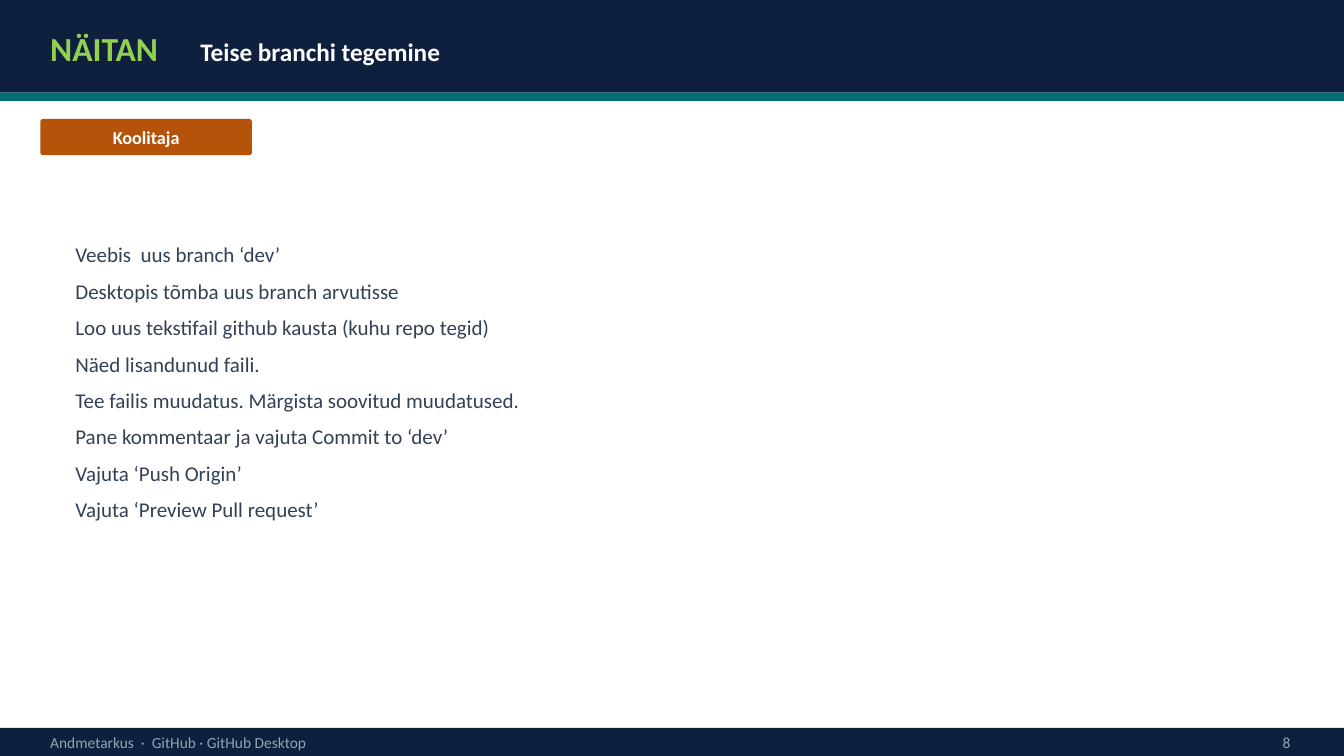
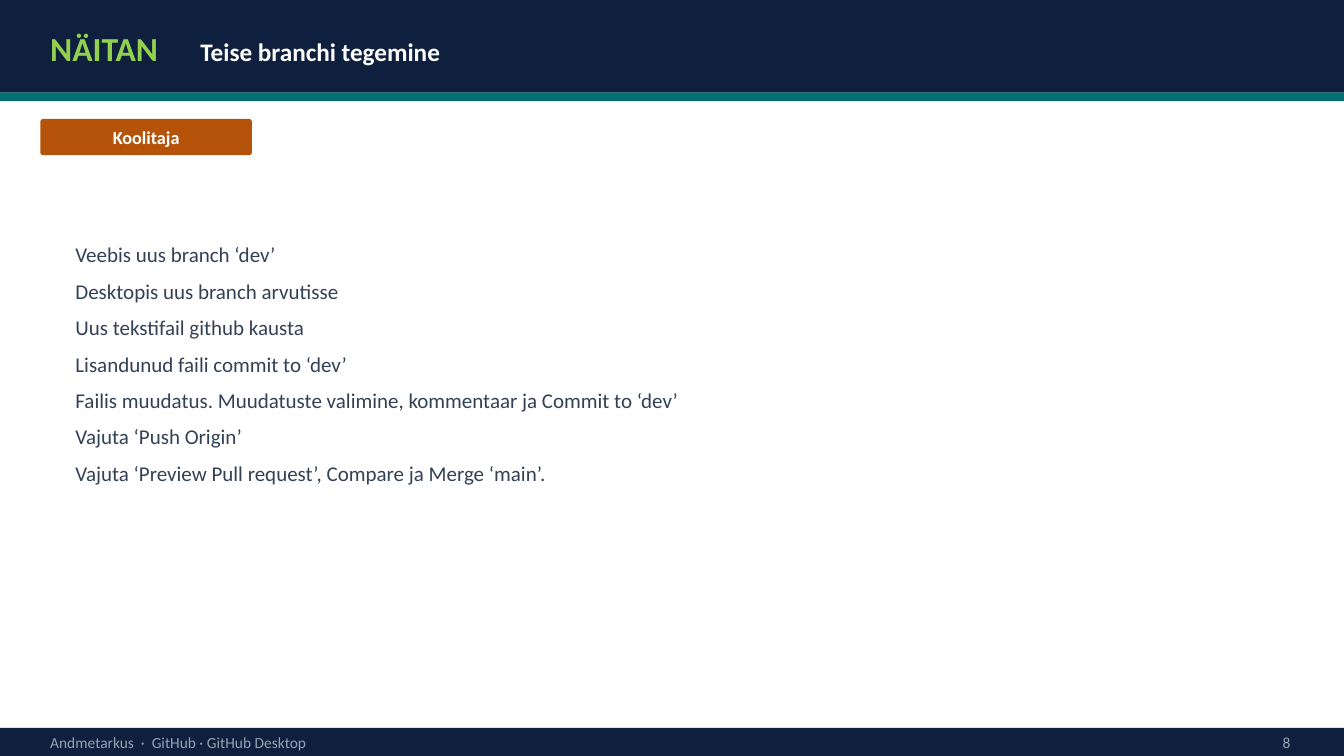
Before and after one commit to emilieabel/andmetarkus, a slide deck: slide 9 of Materjalid/Day15 AI Github/github-desktop-esitlus.pptx (slide 10 before the commit). Drawn at 1344x756 pixels with LibreOffice and Linux fonts; fonts in the diff are those of the drawing. Boxes give left, top, right and bottom in pixels: in the first picture for what was removed or moved away, otherwise in the second. Text is boxed around its words. In the diff, an @@ line names an element or a change of style, - is before the commit and + after.

```diff
--- a/Materjalid/Day15 AI Github/github-desktop-esitlus.pptx
+++ b/Materjalid/Day15 AI Github/github-desktop-esitlus.pptx
@@ text at box(75, 284, 678, 412): text changed @@
-Desktopis tõmba uus branch arvutisse
-Loo uus tekstifail github kausta (kuhu repo tegid)
-Näed lisandunud faili.
-Tee failis muudatus. Märgista soovitud muudatused.
-Pane kommentaar ja vajuta Commit to ‘dev’
+Desktopis uus branch arvutisse
+Uus tekstifail github kausta
+Lisandunud faili commit to ‘dev’
+Failis muudatus. Muudatuste valimine, kommentaar ja Commit to ‘dev’
@@ text at box(75, 466, 545, 485): text changed @@
-Vajuta ‘Preview Pull request’
+Vajuta ‘Preview Pull request’, Compare ja Merge ‘main’.
```
Also in this commit, not shown: 7 other slides changed, 5 slides added, 4 slides removed, 16 other files.
